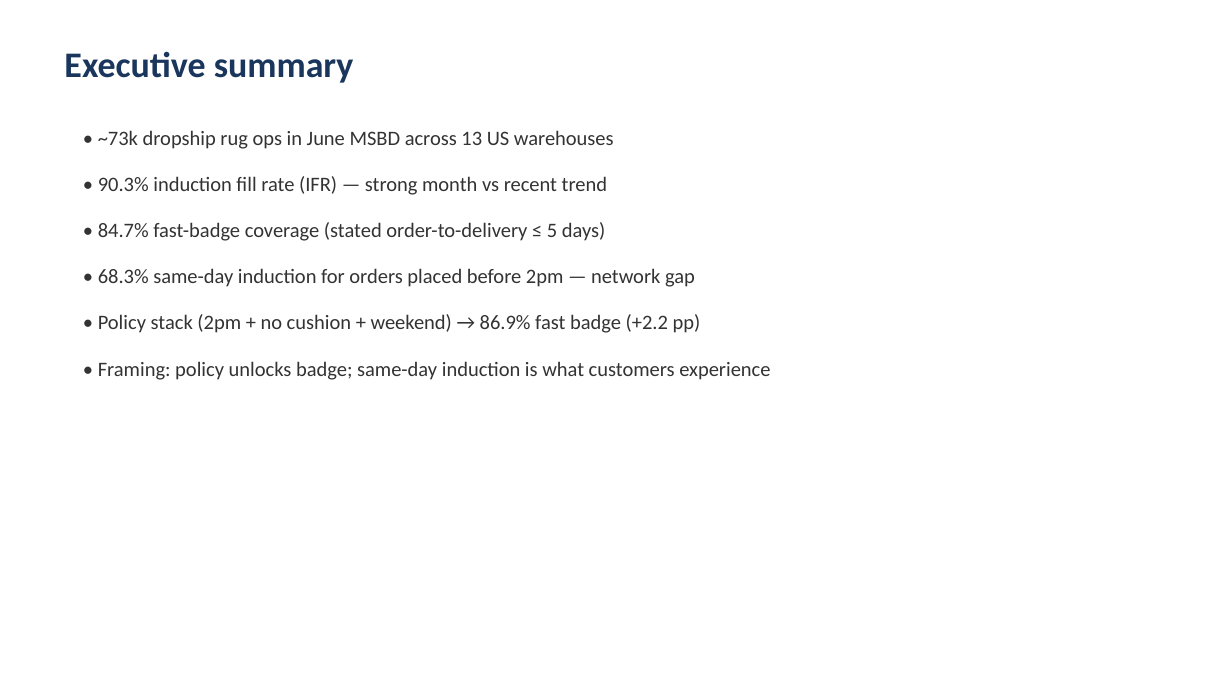
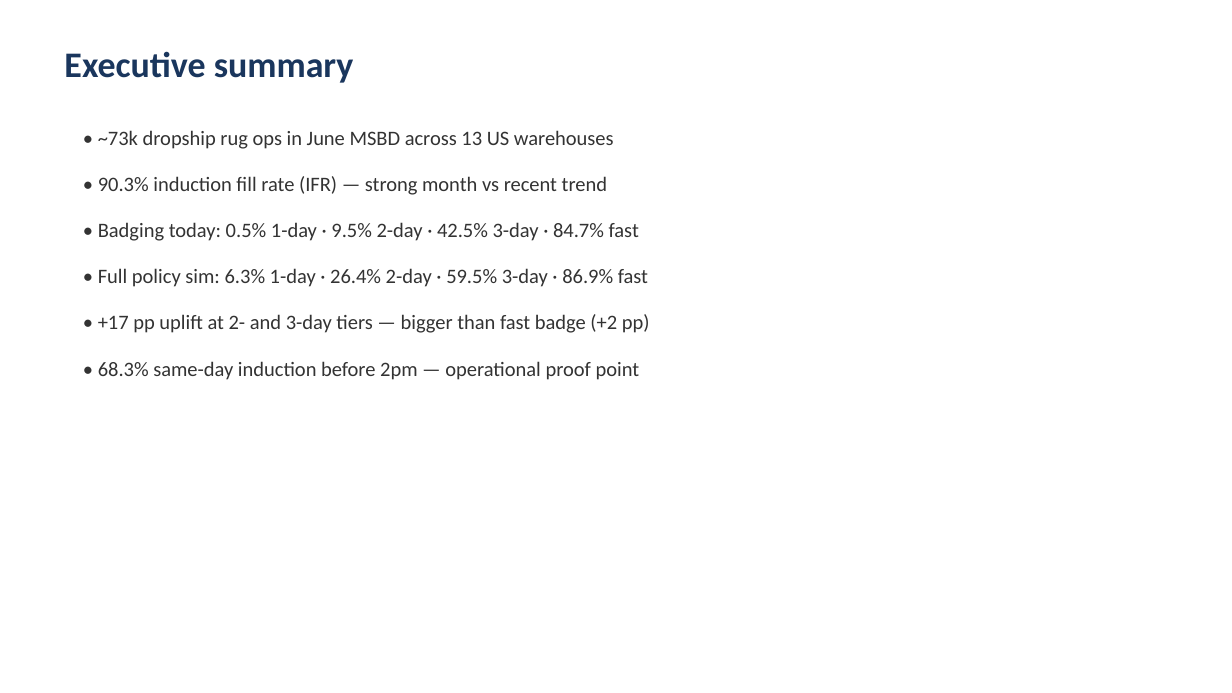
Before and after one commit to et844p/O2S, a slide deck: slide 2 of output/safavieh/Safavieh_CEO_June_MSBD.pptx. Drawn at 1232x693 pixels with LibreOffice and Linux fonts; fonts in the diff are those of the drawing. Boxes give left, top, right and bottom in pixels: in the first picture for what was removed or moved away, otherwise in the second. Text is boxed around its words. In the diff, an @@ line names an element or a change of style, - is before the commit and + after.

```diff
--- a/output/safavieh/Safavieh_CEO_June_MSBD.pptx
+++ b/output/safavieh/Safavieh_CEO_June_MSBD.pptx
@@ text at (98,222,639,241): text changed @@
-• 84.7% fast-badge coverage (stated order-to-delivery ≤ 5 days)
+• Badging today: 0.5% 1-day · 9.5% 2-day · 42.5% 3-day · 84.7% fast
@@ text at (98,268,648,287): text changed @@
-• 68.3% same-day induction for orders placed before 2pm — network gap
+• Full policy sim: 6.3% 1-day · 26.4% 2-day · 59.5% 3-day · 86.9% fast
@@ text at (98,314,650,333): text changed @@
-• Policy stack (2pm + no cushion + weekend) → 86.9% fast badge (+2.2 pp)
+• +17 pp uplift at 2- and 3-day tiers — bigger than fast badge (+2 pp)
@@ text at (98,361,640,380): text changed @@
-• Framing: policy unlocks badge; same-day induction is what customers experience
+• 68.3% same-day induction before 2pm — operational proof point
```
Also in this commit, not shown: 2 other slides changed, 4 other files.
